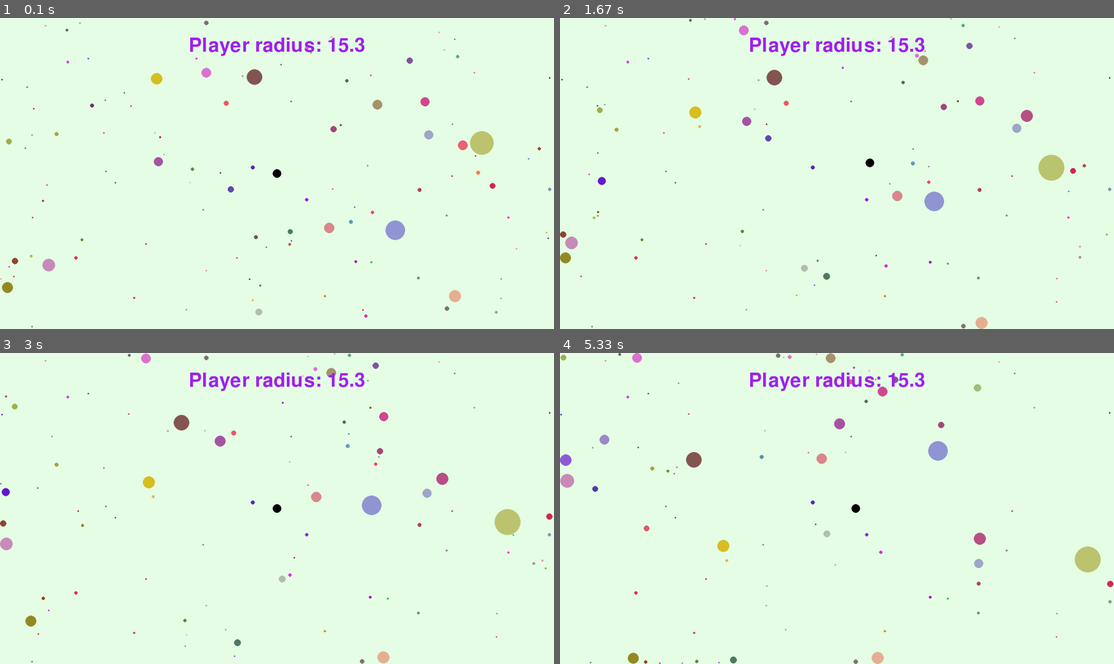
Above: before the commit, frames 1-4 (two rows, left to right).
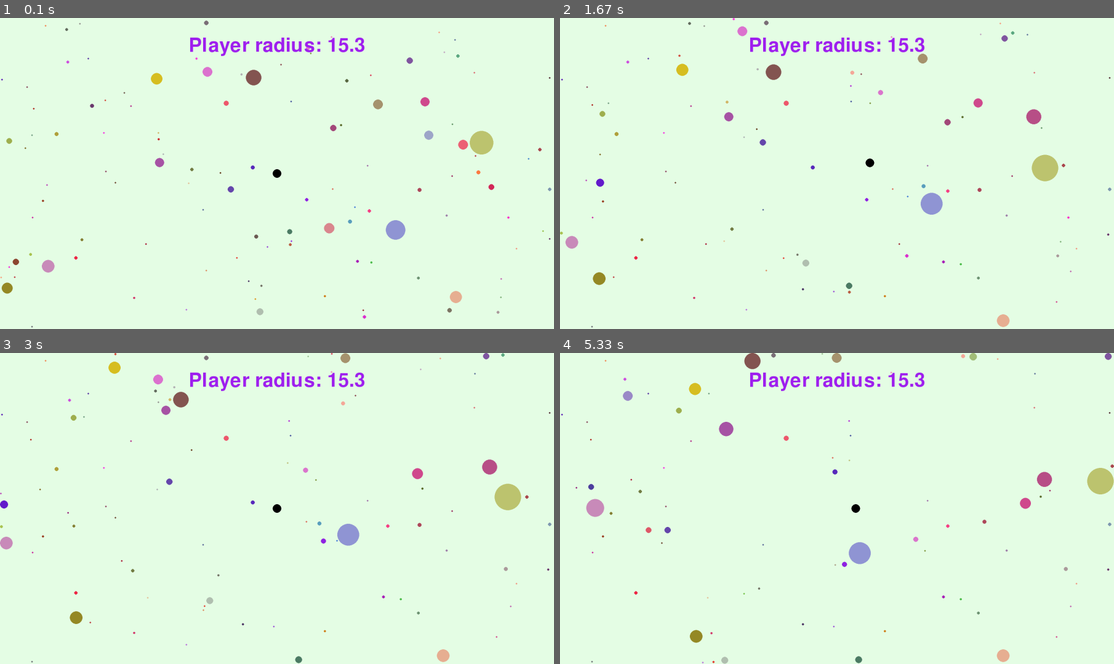
Above: after the commit, the same moments.

Repository: wlamnorman/pygames
Game: pygame game, started from blob-eat-blob/main.py
The game is run twice, just before and just after one commit, with the same random seed, the same clock (stepped at 60 frames per second) and the same inputs.
Inputs:
- Up to frame 1 (0.1 s): no input
- Up to frame 2 (1.67 s): hold D 0.33-0.8 s; hold W 0.83-1.13 s; hold D 1.17-1.63 s
- Up to frame 3 (3 s): hold A 1.67-2.2 s; hold S 2.23-2.53 s; hold A 2.57-2.97 s
- Up to frame 4 (5.33 s): hold W 3-3.37 s; hold D 3.4-4.03 s; hold S 4.07-4.43 s; hold A 4.47-4.93 s; hold D from 4.97 s (still down)

The runs differ from the first frame. In frame 1, 0.5% of the frame differs, in the area x 0-100%, y 1-97%; in frame 2, 1.9%; in frame 3, 3.1%; in frame 4, 3.5%, in the area x 0-100%, y 0-100%.

Commit message:
simplified move_with_randomness

Diff:
--- a/blob-eat-blob/main.py
+++ b/blob-eat-blob/main.py
@@ -225,20 +225,12 @@
     def move_with_randomness(self, other: AbstractBlob, moving_towards: bool):
         direction_x = other.x - self.x if moving_towards else self.x - other.x
         direction_y = other.y - self.y if moving_towards else self.y - other.y
-        distance = self.safe_distance_to(other)
-
-        direction_x /= distance
-        direction_y /= distance
-
-        angle_offset = random.uniform(-math.pi / 4, math.pi / 4)
-        cos_theta = math.cos(angle_offset)
-        sin_theta = math.sin(angle_offset)
-
-        random_x = cos_theta * direction_x - sin_theta * direction_y
-        random_y = sin_theta * direction_x + cos_theta * direction_y
-
-        self.x += self.movement_speed * random_x
-        self.y += self.movement_speed * random_y
+
+        angle_to_other = math.atan2(direction_y, direction_x)
+        movement_angle = angle_to_other + random.uniform(-math.pi / 4, math.pi / 4)
+
+        self.x += math.cos(movement_angle) * self.movement_speed
+        self.y += math.sin(movement_angle) * self.movement_speed
 
 
 if __name__ == "__main__":
